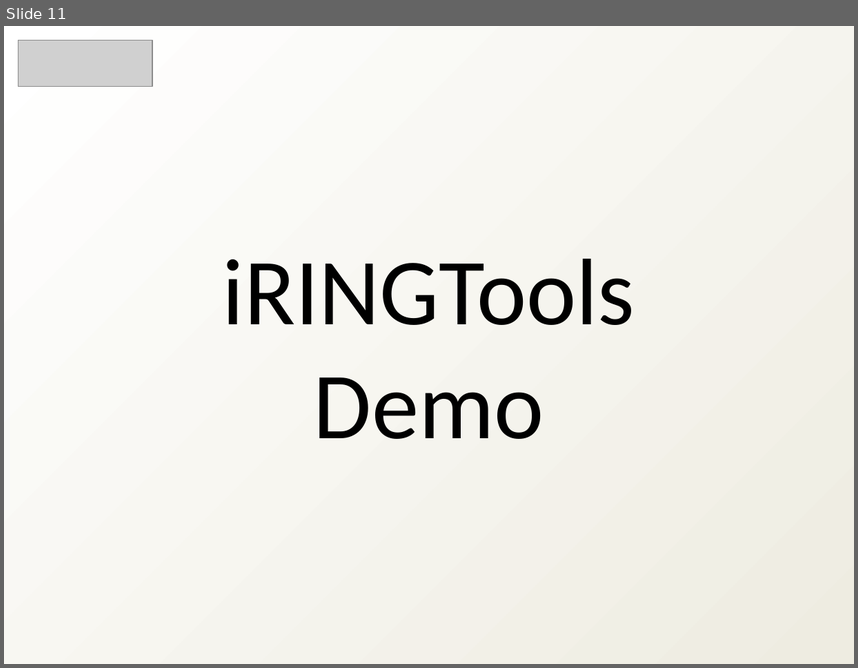
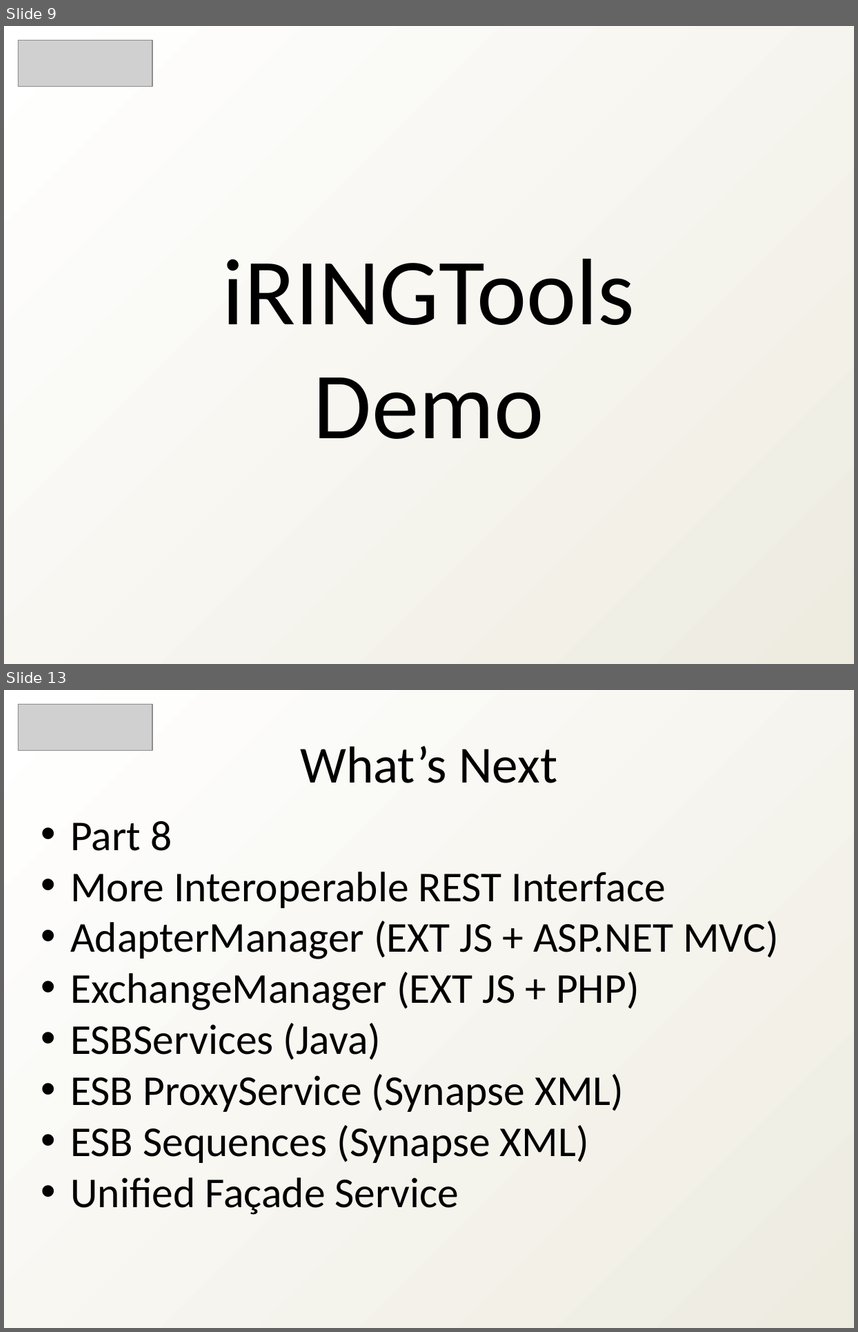
Before and after one commit to heyena/iring-tools, a slide deck: trunk/Documentation/iRINGTools_Overview_v2_0_0.ppt. Shown one above the other, each under a label of ours: slide 11 before the commit, slides 9 and 13 after it; the slides between them are not shown. The pictures are 858x668 and 858x1332 pixels, drawn with LibreOffice and Linux fonts; fonts in the diff are those of the drawing; grey boxes stand for pictures. Boxes give left, top, right and bottom in pixels: in the first picture for what was removed or moved away, otherwise in the second. Text is boxed around its words. In the diff, an @@ line names an element or a change of style, - is before the commit and + after.

```diff
--- a/trunk/Documentation/iRINGTools_Overview_v2_0_0.ppt
+++ b/trunk/Documentation/iRINGTools_Overview_v2_0_0.ppt
@@ slide 13 added at box(4, 690, 854, 1328), background gradient #FFFFFF to #EEECE1 @@
@@ picture added at box(18, 704, 153, 750) @@
@@ text added at box(300, 746, 557, 783), 44 pt, text #000000 @@
+What’s Next
@@ text added at box(70, 821, 779, 1214), 36 pt, text #000000 @@
+• Part 8
+• More Interoperable REST Interface
+• AdapterManager (EXT JS + ASP.NET MVC)
+• ExchangeManager (EXT JS + PHP)
+• ESBServices (Java)
+• ESB ProxyService (Synapse XML)
+• ESB Sequences (Synapse XML)
+• Unified Façade Service
@@ what was slide 11 is now slide 9 @@
```
Also in this commit, not shown: 9 slides changed, 1 other slide added, 3 slides removed, 34 other files.
